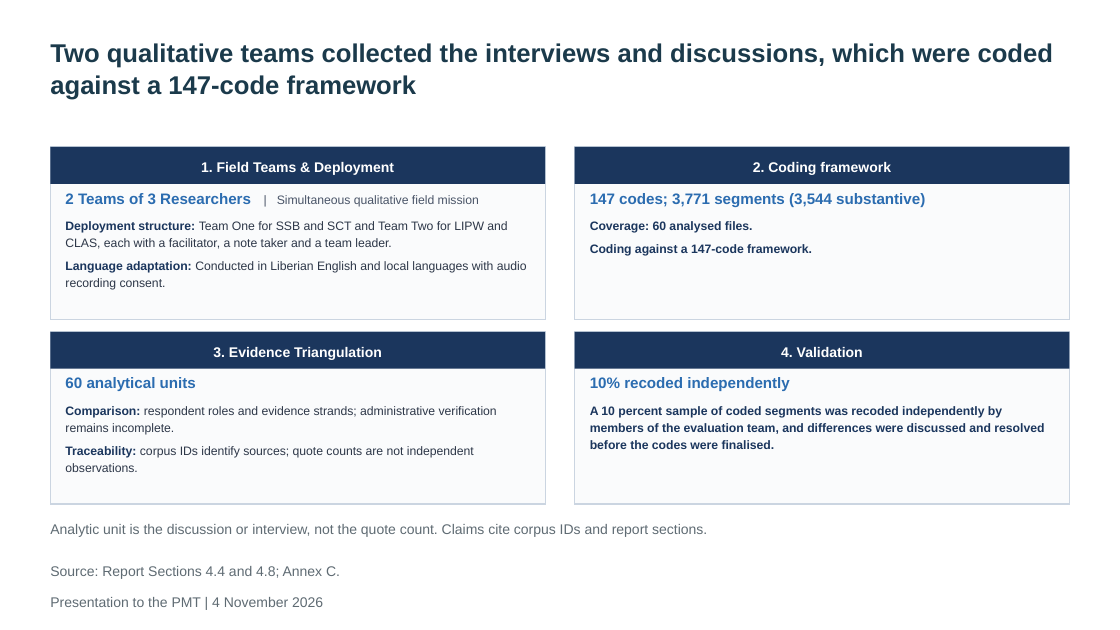
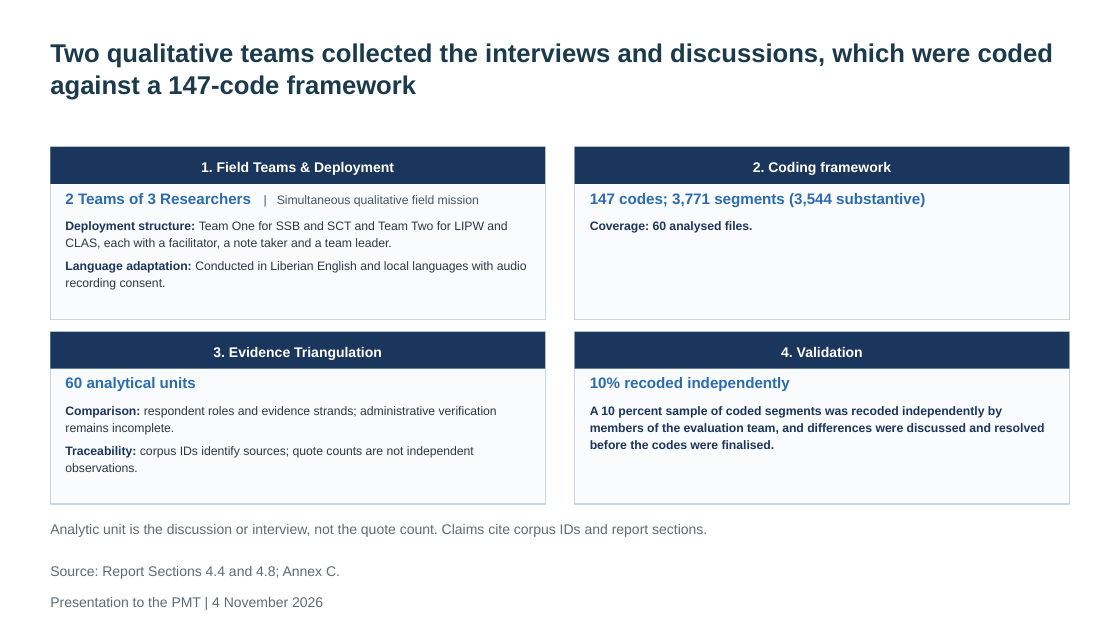
Before and after one commit to kokouekpinda/kokouekpinda, a slide deck: slide 21 of deliverables/REALISE_PMT_Presentation_v5.pptx. Drawn at 1120x630 pixels with LibreOffice and Linux fonts; fonts in the diff are those of the drawing. Boxes give left, top, right and bottom in pixels: in the first picture for what was removed or moved away, otherwise in the second. Text is boxed around its words. In the diff, an @@ line names an element or a change of style, - is before the commit and + after.

```diff
--- a/deliverables/REALISE_PMT_Presentation_v5.pptx
+++ b/deliverables/REALISE_PMT_Presentation_v5.pptx
@@ text at (x1=590, y1=244, x2=812, y2=256): paragraph removed @@
-Coding against a 147-code framework.
```
Also in this commit, not shown: 29 other slides changed, 3 other files.
